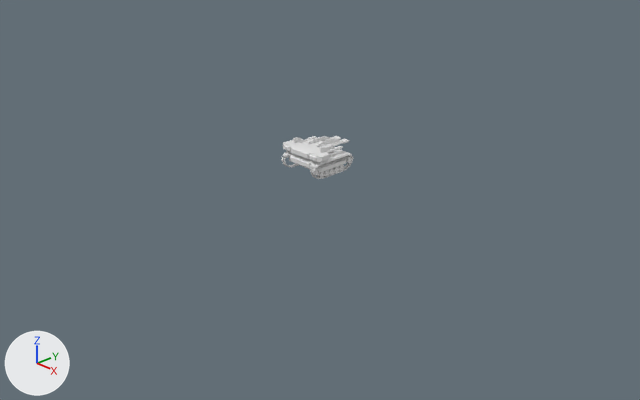
Two versions of the Blender file tank/tank.blend, one commit apart.
The view is the same before and after, from a 50 mm lens placed at (24.2, -22.7, 13.0), pointed at (0.6, -0.4, -1.2). The axes (+X, +Y, +Z) are drawn at lower left. The lights are the same throughout.

Script lines for the objects in view, before the commit:
```python
ob_tank_body = bpy.data.objects.new('tank-body', me_cube)
ob_tank_body.location = (-0.07, 0.07, 0.29)
ob_tank_body.rotation_euler = (0.0, 0.0, -6.283)  # degrees (0, 0, -360)
ob_track = bpy.data.objects.new('track', me_cube_001)
ob_track.location = (0.15, 0.07, 0.08)
ob_track.rotation_euler = (0.0, 0.0, -1.571)  # degrees (0, 0, -90)
ob_track_curve = bpy.data.objects.new('track-curve', cu_beziercircle)
ob_track_curve.location = (-0.0728, 0.0728, -0.14)
ob_track_curve.rotation_euler = (0.0, 0.0, -1.571)  # degrees (0, 0, -90)
```
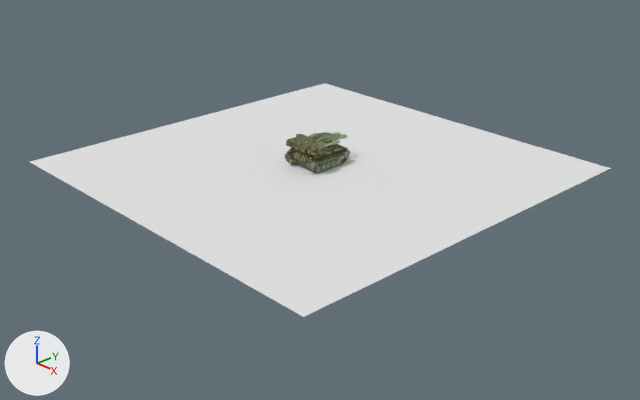
ob_track_curve is not drawn itself; it is used by a modifier of ob_track.
ob_track_curve_001 is not drawn itself; it is used by a modifier of ob_track.

Location of each change, (x1, y1, x2, y2) in pixels of the pictures (640 x 400 px):
'ground', added: after (30, 83, 611, 317)
'tank-body', hidden: before (283, 136, 352, 173)
'tank-body.002', added: after (286, 132, 348, 166)
'track', reshaped, moved: before (281, 156, 354, 179); after (284, 149, 350, 173)
'Cylinder.005', moved: before (317, 172, 325, 178); after (291, 159, 321, 172)
'Cylinder', moved, reshaped: before (346, 157, 353, 163); after (342, 151, 349, 158)
'Cylinder.001', moved: before (312, 168, 319, 175); after (286, 154, 316, 169)
'Cylinder.003', moved: before (333, 167, 340, 173); after (329, 160, 336, 167)
'Cylinder.006', moved: before (324, 170, 330, 176); after (319, 164, 326, 171)
'Cylinder.002', moved: before (329, 168, 335, 175); after (324, 162, 331, 169)
'Cylinder.004', moved: before (338, 165, 345, 171); after (334, 159, 341, 165)

The change, as a diff of the scene's bpy script:
```diff
--- a/tank/tank.blend.py
+++ b/tank/tank.blend.py
@@ mat_tank @@
+mat_tank = bpy.data.materials.new('tank')
+# uses the picture img_tank_camouflage_green_jpg
@@ me_plane @@
+me_plane.from_pydata([(-1.0, -1.0, 0.0), (1.0, -1.0, 0.0), (-1.0, 1.0, 0.0), (1.0, 1.0, 0.0)], [], [(0, 1, 3, 2)])
+me_plane.materials.append(mat_grass)  # its picture is missing
@@ cu_beziercircle_001 @@
+cu_beziercircle_001 = bpy.data.curves.new('BezierCircle.001', 'CURVE')
+cu_beziercircle_001.dimensions = '3D'
+_sp = cu_beziercircle_001.splines.new('BEZIER'); _sp.bezier_points.add(3)
+_sp.bezier_points.foreach_set('co', [-1.029, 0.0, 0.238, 0.0, 0.0, -0.0219, 1.029, 0.0, 0.238, 0.0, 0.0, 0.49])
+_sp.bezier_points.foreach_set('handle_left', [-1.205, 0.0, 0.542, -0.615, 0.0, -0.0219, 0.853, 0.0, -0.067, 0.91, 0.0, 0.49])
+_sp.bezier_points.foreach_set('handle_right', [-0.853, 0.0, -0.067, 0.615, 0.0, -0.0219, 1.205, 0.0, 0.542, -0.91, 0.0, 0.49])
+for _p, _l, _r in zip(_sp.bezier_points, ['ALIGNED', 'ALIGNED', 'ALIGNED', 'ALIGNED'], ['ALIGNED', 'ALIGNED', 'ALIGNED', 'ALIGNED']): _p.handle_left_type = _l; _p.handle_right_type = _r
+_sp.bezier_points.foreach_set('radius', [0.853, 0.853, 0.853, 0.853])
+_sp.order_u = 0
+_sp.order_v = 0
+_sp.use_cyclic_u = True
+cu_beziercircle_001.use_path = True
+cu_beziercircle_001.fill_mode = 'FULL'
@@ ob_tank_body @@
 ob_tank_body = bpy.data.objects.new('tank-body', me_cube)
-ob_tank_body.location = (-0.07, 0.07, 0.29)
+ob_tank_body.location = (-0.07, 0.07, 0.48)
 ob_tank_body.rotation_euler = (0.0, 0.0, -6.283)  # degrees (0, 0, -360)
@@ ob_tank_body @@
 _m = ob_tank_body.modifiers.new('Mirror', 'MIRROR')
 _m.use_clip = True
+ob_tank_body.hide_render = True
@@ ob_track_curve @@
-ob_track_curve = bpy.data.objects.new('track-curve', cu_beziercircle)
@@ ob_track @@
 ob_track = bpy.data.objects.new('track', me_cube_001)
-ob_track.location = (0.15, 0.07, 0.08)
+ob_track.location = (0.38, 0.07, 0.27)
 ob_track.rotation_euler = (0.0, 0.0, -1.571)  # degrees (0, 0, -90)
@@ ob_track @@
 _m = ob_track.modifiers.new('Array', 'ARRAY')
 _m.count = 127
-_m.curve = ob_track_curve
 _m = ob_track.modifiers.new('Curve', 'CURVE')
-_m.object = ob_track_curve
 _m = ob_track.modifiers.new('Mirror', 'MIRROR')
@@ ob_ground @@
+ob_ground = bpy.data.objects.new('ground', me_plane)
+ob_ground.location = (0.0, 0.0, 0.0)
+ob_ground.scale = (8.24, 8.24, 8.24)
@@ ob_tank_body_002 @@
+ob_tank_body_002 = bpy.data.objects.new('tank-body.002', me_cube_004)  # 1403 vertices, 1352 faces; spans x -0.87..0.87, y -1.06..1.38, z -0.35..0.76; in mat_gun (green #96a688)
+ob_tank_body_002.location = (-0.07, 0.07, 0.48)
+ob_tank_body_002.rotation_euler = (0.0, 0.0, -6.283)  # degrees (0, 0, -360)
@@ ob_track_curve_001 @@
+ob_track_curve_001 = bpy.data.objects.new('track-curve.001', cu_beziercircle_001)
+ob_track_curve_001.location = (-0.0728, 0.0728, 0.0503)
+ob_track_curve_001.rotation_euler = (0.0, 0.0, -1.571)  # degrees (0, 0, -90)
```
